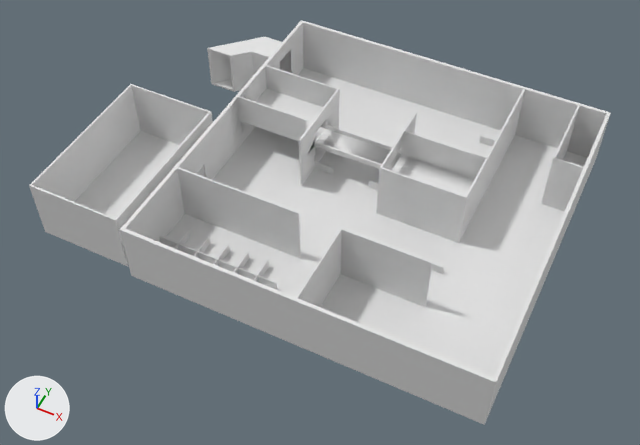
Two versions of the FBX model Unity/WatcherUnity/Assets/Blender Objects/Puzzles/PuzzleOne.fbx, one commit apart.
Camera for both pictures: a camera (50 mm lens) standing at (68.1, -176.3, 205.9) and looking at (-14.4, -11.4, -0.3). Lighting does not change. The marker at lower left points along +X, +Y and +Z. Where no turn or scale is listed for an object, it has been applied to the vertices. Vertices at the same position are counted once.
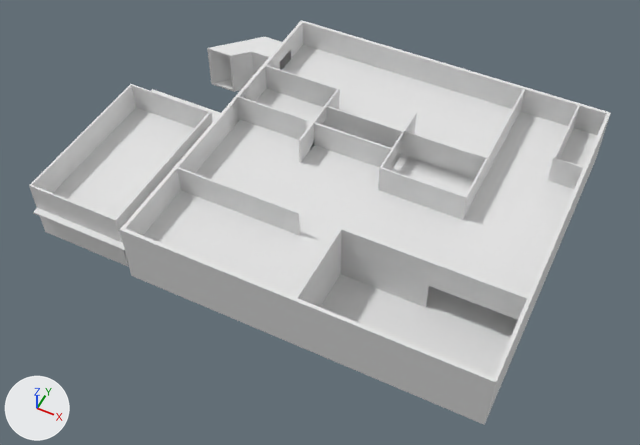
Changed parts and their boxes [x1, y1, x2, y2] in the pictures (640 x 445 px; the box of a moved part takes in the faces that stretch with it):
'roof', added
    after: [33, 45, 597, 320]
part 1 of me_cube_001, moved or reshaped
    before: [314, 125, 401, 168]
    after: [314, 106, 403, 167]

The change, as a list of edits to the scene's bpy script:
```text
Change me_cube_001:
    where me_cube_001.from_pydata(...)  # 4170 vertices, 4231 faces; spans x -88.6..55.0, y -55.0..55.0, z -0.3..20.3
    used by ob_cube; location = (0.0, 0.0, -0.3)
    before: 3942 (-0.3, 8.9, 12.1) at pixel (390, 168), 3943 (-0.3, 9.4, 12.1), 3944 (-0.3, 17.7, 12.1) at pixel (401, 150), 3945 (-0.3, 18.3, 12.1) at pixel (401, 149), 3946 (-26.7, 18.3, 12.1) at pixel (327, 124)
    before: 3947 (-26.7, 17.7, 12.1) at pixel (326, 125), 3948 (-26.7, 9.4, 12.1) at pixel (314, 141), 3949 (-26.7, 8.9, 12.1) at pixel (314, 142)
    me_cube_001 part 1
    add for i in [*range(3942, 3950)]: me_cube_001.vertices[i].co += Vector((0.0, 0.0, 8.0))
Add me_cube_003:
    me_cube_003.from_pydata(...)  # 68 vertices, 66 faces; spans x -88.4..54.0, y -54.6..54.0, z 10.3..20.3
    me_cube_003.materials.append(mat_walls)  # white #e7e7e7
Add ob_roof:
    ob_roof = bpy.data.objects.new('roof', me_cube_003)
    ob_roof.location = (0.0, 0.0, -0.3)
```
